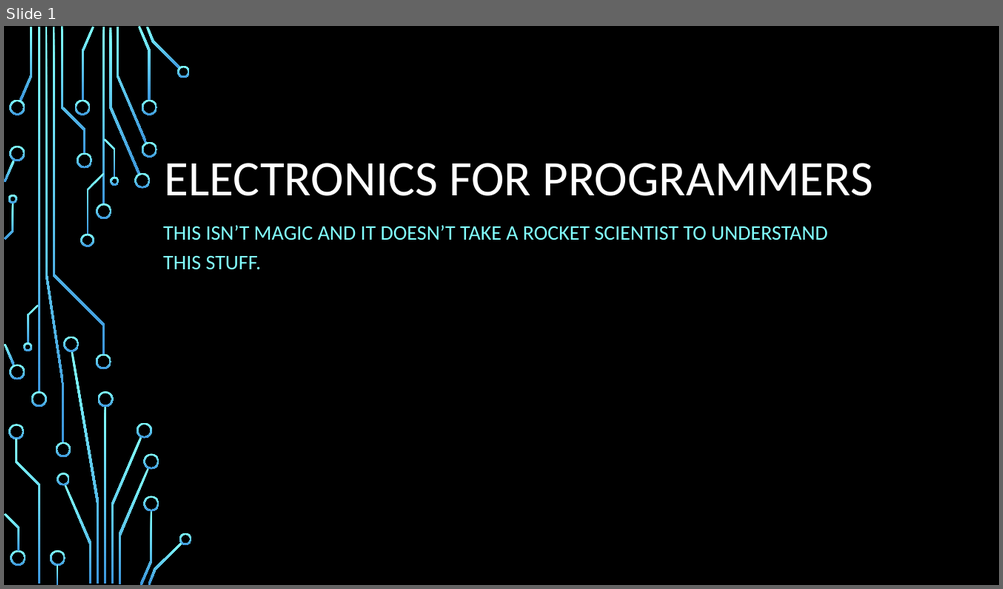
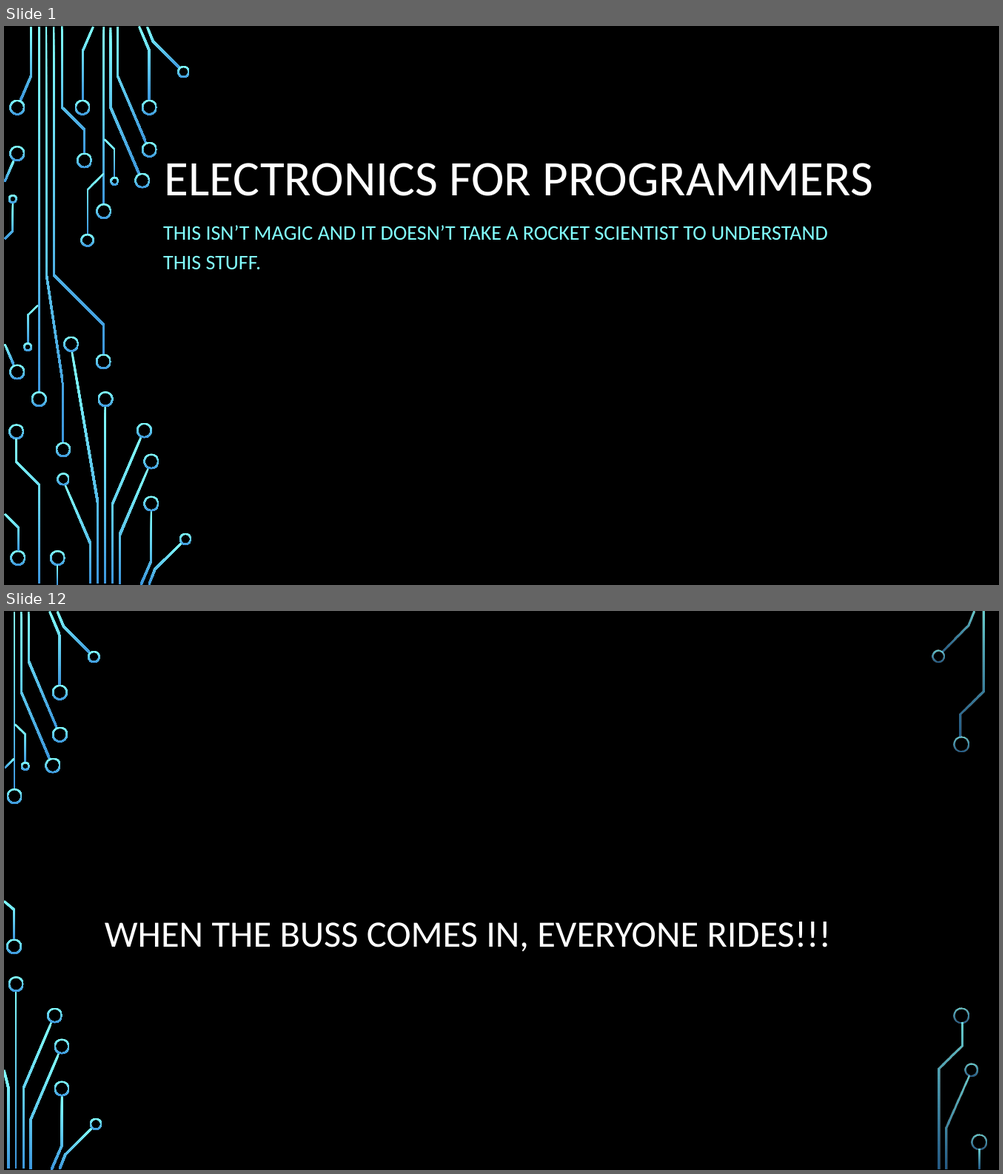
Before and after one commit to pulcher/electronics-for-programmers, a slide deck: e4p-presentation.pptx. Shown one above the other, each under a label of ours: slide 1 before the commit, slides 1 and 12 after it; the slides between them are not shown. The pictures are 1003x589 and 1003x1174 pixels, drawn with LibreOffice and Linux fonts; fonts in the diff are those of the drawing; background and template pictures are left out. Boxes give left, top, right and bottom in pixels: in the first picture for what was removed or moved away, otherwise in the second. Text is boxed around its words. In the diff, an @@ line names an element or a change of style, - is before the commit and + after.

```diff
--- a/e4p-presentation.pptx
+++ b/e4p-presentation.pptx
@@ slide 12 added at (x1=4, y1=611, x2=999, y2=1170), background picture (left out) @@
@@ title added at (x1=105, y1=922, x2=831, y2=951), 36 pt, text #FFFFFF @@
+WHEN THE BUSS COMES IN, EVERYONE RIDES!!!
@@ group added at (x1=4, y1=611, x2=987, y2=1170): 33 freeform shapes, 3 rectangles @@
```
Also in this commit, not shown: 1 slide changed, 11 other slides added, 1 slide removed, 1 other file.
